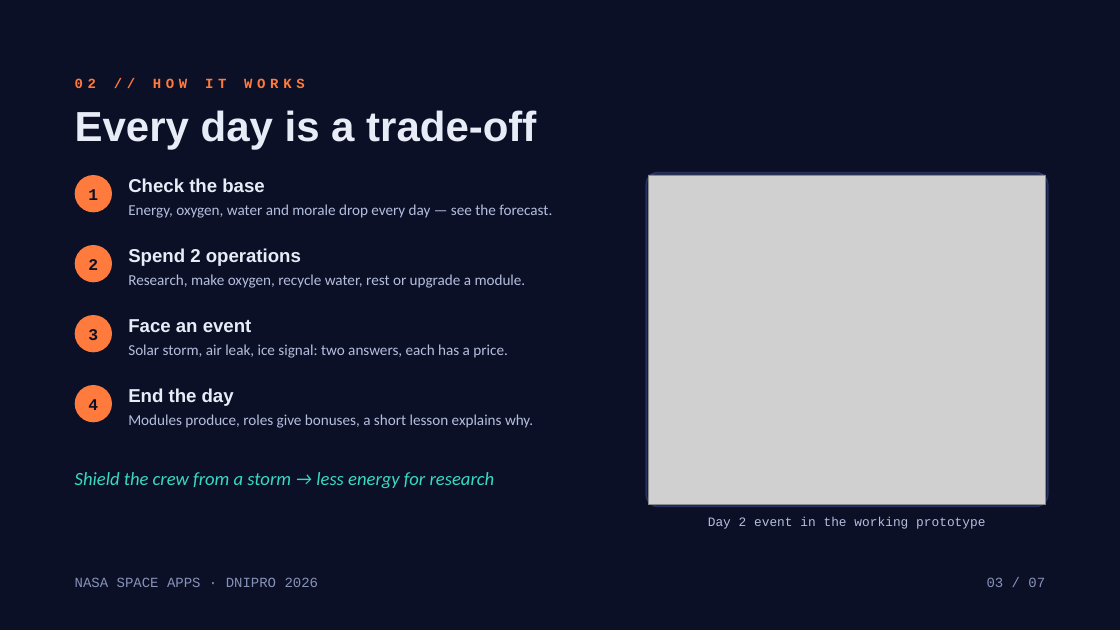
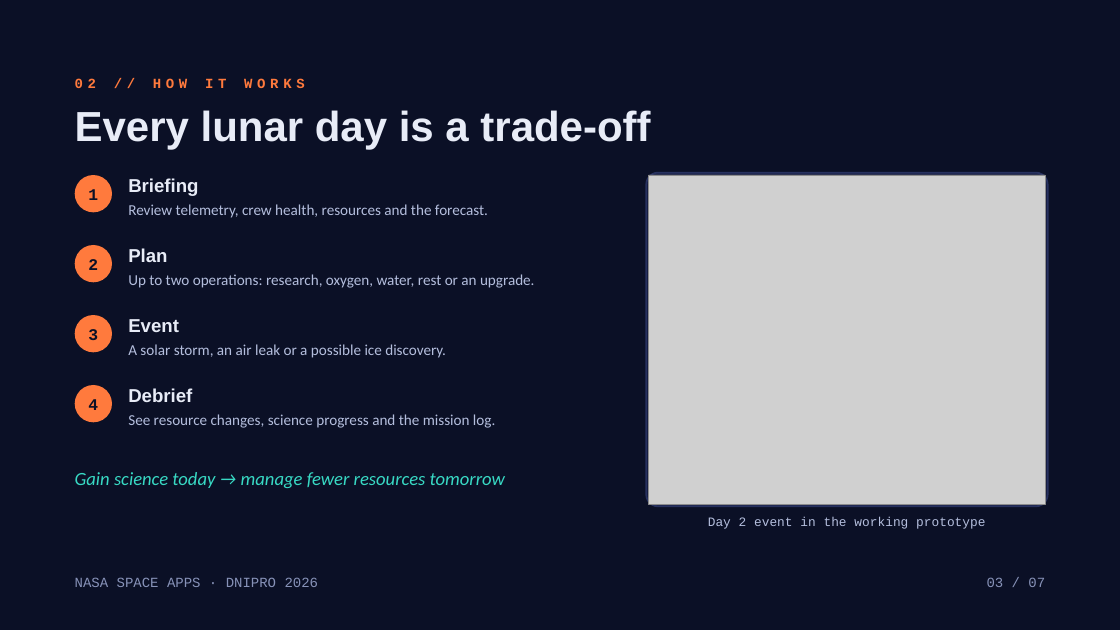
Before and after one commit to aleexxeyy/lunar-ops, a slide deck: slide 3 of Презентация/LunarOps_SpaceApps_Dnipro_2026.pptx. Drawn at 1120x630 pixels with LibreOffice and Linux fonts; fonts in the diff are those of the drawing; grey boxes stand for pictures; background and template pictures are left out. Boxes give left, top, right and bottom in pixels: in the first picture for what was removed or moved away, otherwise in the second. Text is boxed around its words. In the diff, an @@ line names an element or a change of style, - is before the commit and + after.

```diff
--- a/Презентация/LunarOps_SpaceApps_Dnipro_2026.pptx
+++ b/Презентация/LunarOps_SpaceApps_Dnipro_2026.pptx
@@ rectangle added at box(0, 0, 1120, 630), fill #0B1026 at 62% opacity @@
@@ text at box(75, 110, 650, 149): text changed @@
-Every day is a trade-off
+Every lunar day is a trade-off
@@ text at box(128, 178, 198, 196): text changed @@
-Check the base
+Briefing
@@ text at box(128, 204, 488, 218): text changed @@
-Energy, oxygen, water and morale drop every day — see the forecast.
+Review telemetry, crew health, resources and the forecast.
@@ text at box(128, 248, 167, 262): text changed @@
-Spend 2 operations
+Plan
@@ text at box(128, 274, 535, 288): text changed @@
-Research, make oxygen, recycle water, rest or upgrade a module.
+Up to two operations: research, oxygen, water, rest or an upgrade.
@@ text at box(128, 319, 179, 332): text changed @@
-Face an event
+Event
@@ text at box(128, 344, 446, 358): text changed @@
-Solar storm, air leak, ice signal: two answers, each has a price.
+A solar storm, an air leak or a possible ice discovery.
@@ text at box(128, 388, 192, 402): text changed @@
-End the day
+Debrief
@@ text at box(128, 414, 495, 428): text changed @@
-Modules produce, roles give bonuses, a short lesson explains why.
+See resource changes, science progress and the mission log.
@@ text at box(75, 472, 505, 488): text changed @@
-Shield the crew from a storm → less energy for research
+Gain science today → manage fewer resources tomorrow
```
Also in this commit, not shown: 5 other slides changed, 1 slide added, 1 slide removed, 19 other files.
